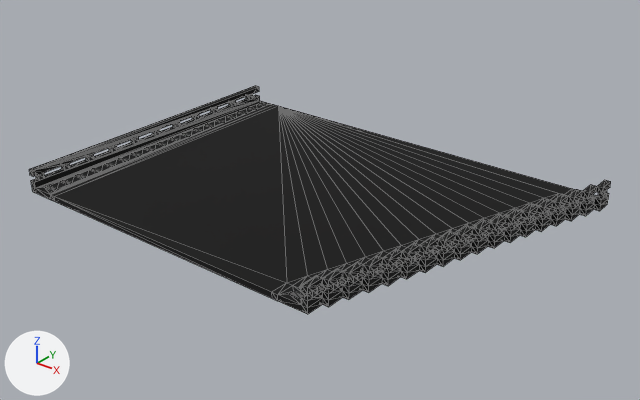
The OBJ model Game Dev 2/Assets/Models/Tracks/Split_0/Split_0-1.obj as it was, and as the next commit left it.
The view is the same before and after, from a 50 mm camera at (80.9, -100.0, 61.9) aimed at (1.1, -0.3, 0.1). The lights are fixed; the arrows at lower left show +X, +Y and +Z. Mesh edges are drawn as thin lines. Where no turn or scale is listed for an object, it has been applied to the vertices. Vertices at the same position are counted once.

The older version as bpy lines, for what is in view:
```python
me_split_0_1 = bpy.data.meshes.new('Split_0-1')
me_split_0_1.from_pydata(...)  # 912 vertices, 1962 faces; spans x -37.5..37.5, y -27.0..27.0, z 0.0..4.0
me_split_0_1.materials.append(mat_palette)  # picture img_split_0_1_png
ob_split_0_1 = bpy.data.objects.new('Split_0-1', me_split_0_1)
ob_split_0_1.location = (0.0, 0.0, 0.0)
```
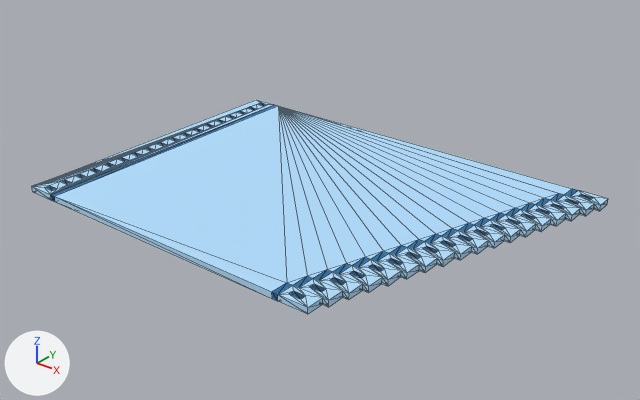
The change, as a list of edits to the scene's bpy script:
```text
Change me_split_0_1:
    used by ob_split_0_1; location = (0.0, 0.0, 0.0)
    remove me_split_0_1.from_pydata(...)  # 912 vertices, 1962 faces; spans x -37.5..37.5, y -27.0..27.0, z 0.0..4.0
    add me_split_0_1.from_pydata(...)  # 482 vertices, 960 faces; spans x -37.5..37.5, y -27.0..27.0, z 0.0..1.0
    me_split_0_1 part 1: 328 vertices removed from x 19.5..37.5, y -27.0..27.0, z 1.0..4.0
    me_split_0_1 part 2: 102 vertices removed from x -37.5..-36.5, y -27.0..27.0, z 1.0..4.0
    me_split_0_1 part 3: 806 kept faces spanning x -37.5..37.5, y -27.0..27.0, z 0.0..1.0 get new texture (UV) coordinates
```

Where the change shows, as pixel boxes [x1, y1, x2, y2] in the pictures (640 x 400 px):
'Split_0-1', reshaped (6% shorter)
    before: [29, 86, 611, 314]
    after: [32, 100, 608, 314]
part 1 of me_split_0_1, deleted
    before: [278, 180, 611, 314]
part 2 of me_split_0_1, deleted
    before: [29, 86, 274, 200]
part 3 of me_split_0_1, surface changed (black to blue)
    both: [44, 103, 608, 314]
